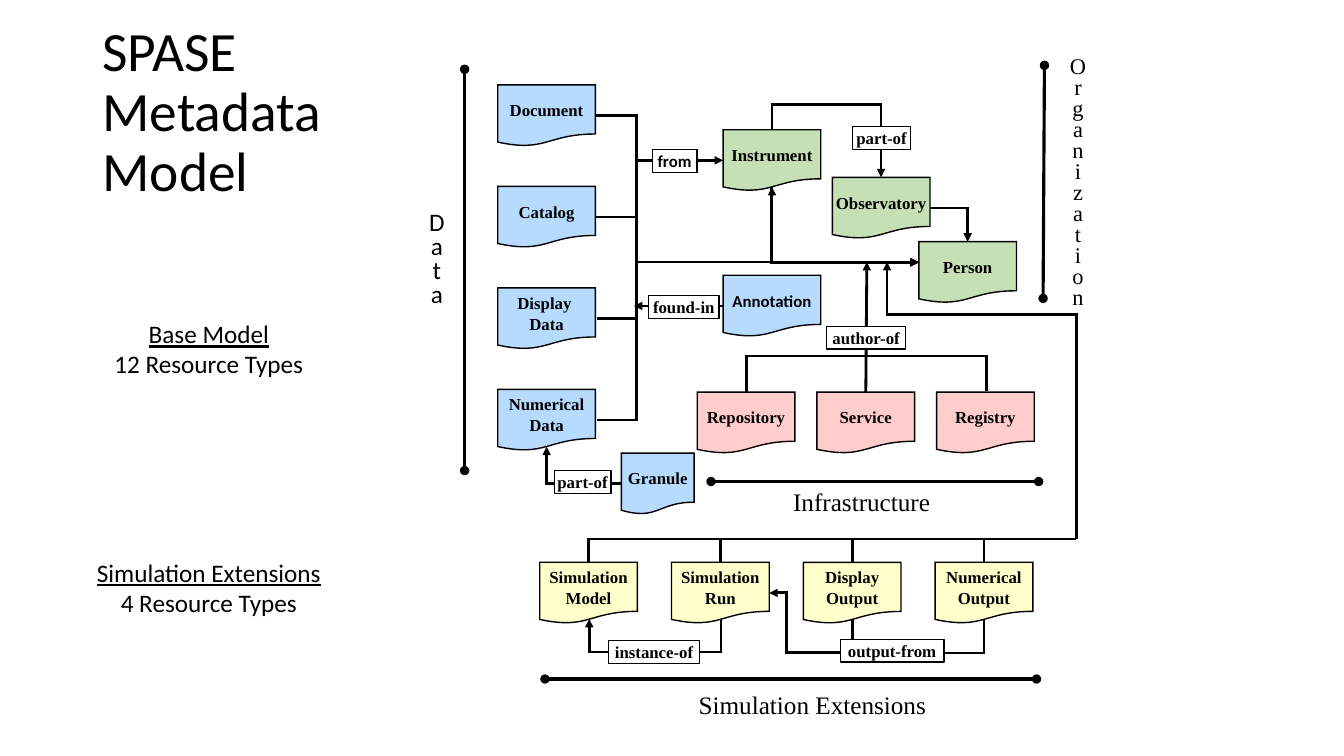
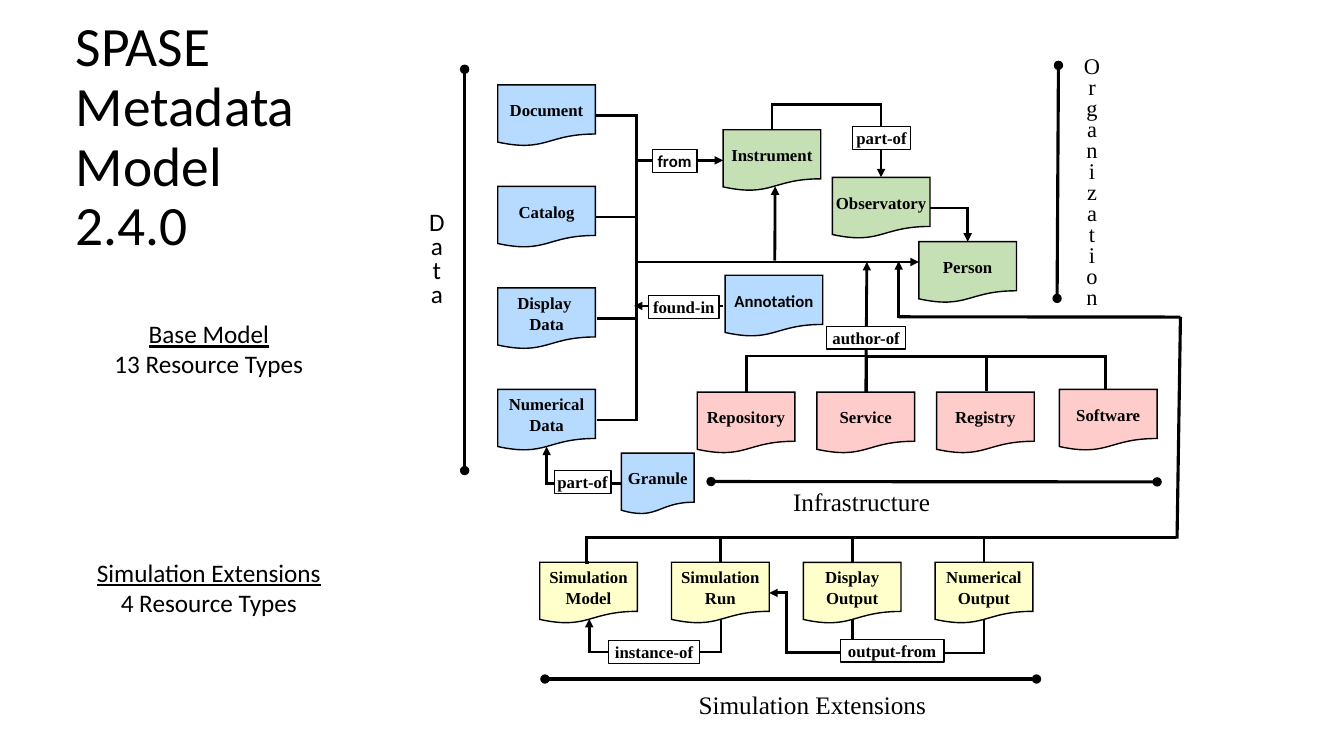
Before and after one commit to hpde/documents, a slide deck: slide 5 of docs/SPASE-Metadata-Model-for-Heliophysics.pptx. Drawn at 1344x756 pixels with LibreOffice and Linux fonts; fonts in the diff are those of the drawing. Boxes give left, top, right and bottom in pixels: in the first picture for what was removed or moved away, otherwise in the second. Text is boxed around its words. In the diff, an @@ line names an element or a change of style, - is before the commit and + after.

Commit message:
Updated SPASE model figures, include PowerPOint presentation.

```diff
--- a/docs/SPASE-Metadata-Model-for-Heliophysics.pptx
+++ b/docs/SPASE-Metadata-Model-for-Heliophysics.pptx
@@ title at [76, 30, 295, 246]: text changed @@
-SPASE
-Metadata
-Model
+SPASE
+Metadata
+Model
+2.4.0
@@ text "O": place and size @@
-text "O" at [1070, 59, 1086, 305]
+text "O" at [1084, 59, 1100, 305]
@@ double arrow moved from (1045, 66) - (1044, 298) to (1059, 66) - (1058, 298) @@
@@ elbow arrow removed from (772, 177) to (919, 263) @@
@@ arrow moved from (772, 262) - (772, 188) to (775, 261) - (775, 187) @@
@@ arrow added from (899, 319) to (899, 261), #000000 2 pt @@
@@ line added from (899, 317) to (1181, 318), #000000 2.25 pt @@
@@ line added from (1181, 317) to (1178, 538), #000000 2.25 pt @@
@@ text at [114, 356, 303, 377]: text changed @@
-12 Resource Types
+13 Resource Types
@@ elbow arrow moved from (887, 262) - (1077, 539) to (866, 393) - (1106, 391) @@
@@ elbow arrow (866, 393) - (1106, 391): elbow arrow to elbow line @@
@@ flow chart document added at [1060, 389, 1157, 451], fill #FFCCCC, outline #000000 1 pt, 12 pt, text #000000, bold @@
+Software
@@ double arrow moved from (711, 482) - (1038, 482) to (711, 482) - (1157, 482) @@
@@ elbow line moved from (1077, 539) - (589, 563) to (1177, 537) - (589, 563) @@
```
Also in this commit, not shown: 2 other slides changed, 1 slide removed, 8 other files.
